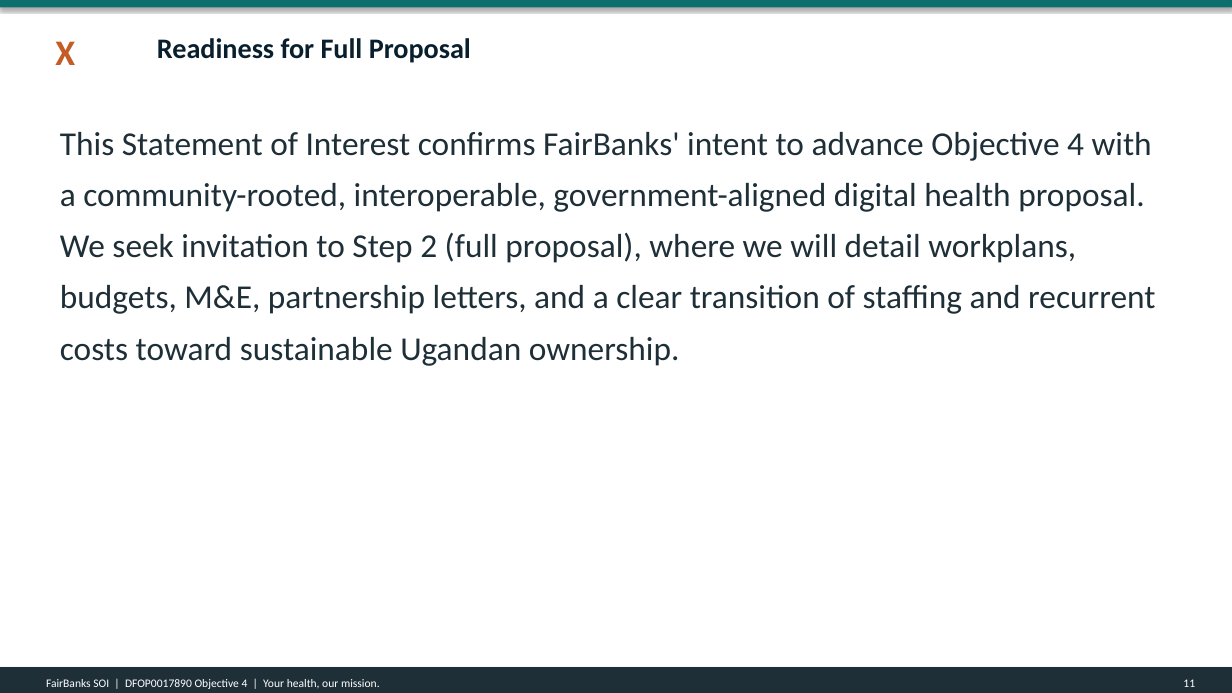
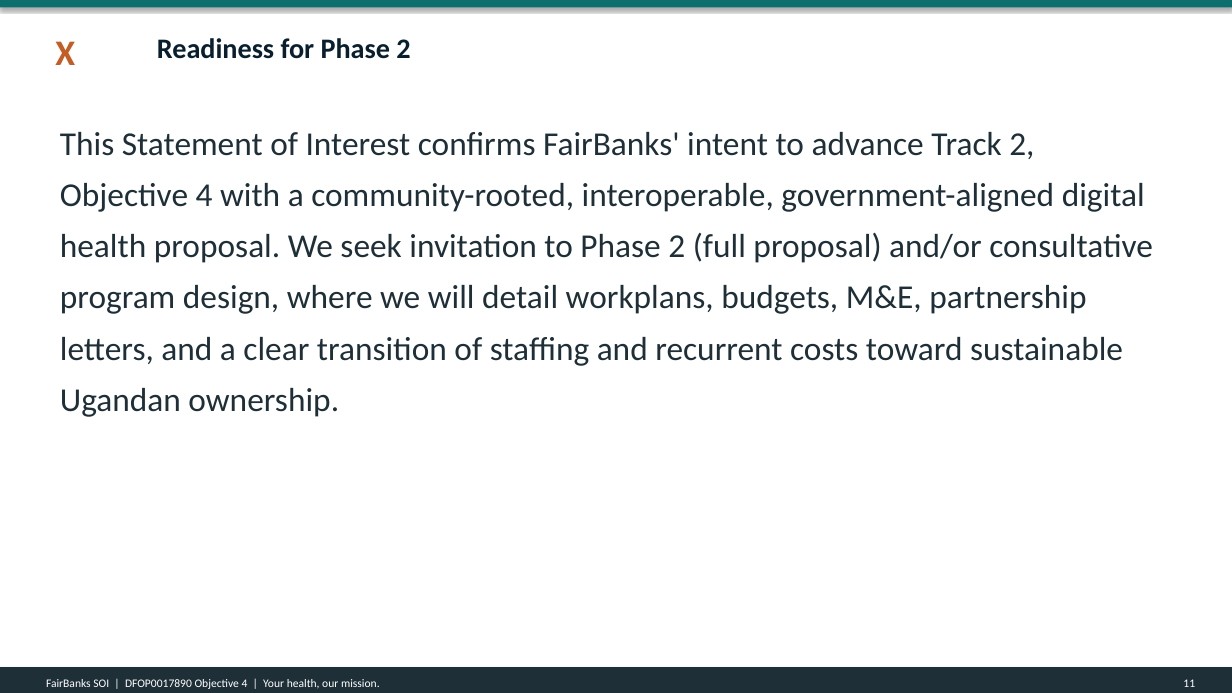
Before and after one commit to WASSWA2624/fairbanks, a slide deck: slide 11 of applications/dos-uganda/documents/dos-uganda_ppt.pptx. Drawn at 1232x693 pixels with LibreOffice and Linux fonts; fonts in the diff are those of the drawing. Boxes give left, top, right and bottom in pixels: in the first picture for what was removed or moved away, otherwise in the second. Text is boxed around its words. In the diff, an @@ line names an element or a change of style, - is before the commit and + after.

Commit message:
Revise build_dos-uganda_docs.py and associated documents to reflect updates in the Statement of Interest for the Uganda Health System MOU (DFOP0017890). Change "Step 1" to "Phase 1" in titles and subtitles, enhance project details including the proposed project title and organization name, and update narrative content to align with new objectives focused on interoperability and government ownership. Ensure consistency across Word, PDF, and PowerPoint formats while maintaining compliance with project guidelines.

```diff
--- a/applications/dos-uganda/documents/dos-uganda_ppt.pptx
+++ b/applications/dos-uganda/documents/dos-uganda_ppt.pptx
@@ text at <box>157,38,410,59</box>: text changed @@
-Readiness for Full Proposal
+Readiness for Phase 2
@@ text at <box>60,132,1153,417</box>: text changed @@
-This Statement of Interest confirms FairBanks' intent to advance Objective 4 with a community-rooted, interoperable, government-aligned digital health proposal. We seek invitation to Step 2 (full proposal), where we will detail workplans, budgets, M&E, partnership letters, and a clear transition of staffing and recurrent costs toward sustainable Ugandan ownership.
+This Statement of Interest confirms FairBanks' intent to advance Track 2, Objective 4 with a community-rooted, interoperable, government-aligned digital health proposal. We seek invitation to Phase 2 (full proposal) and/or consultative program design, where we will detail workplans, budgets, M&E, partnership letters, and a clear transition of staffing and recurrent costs toward sustainable Ugandan ownership.
```
Also in this commit, not shown: 9 other slides changed, 4 other files.
